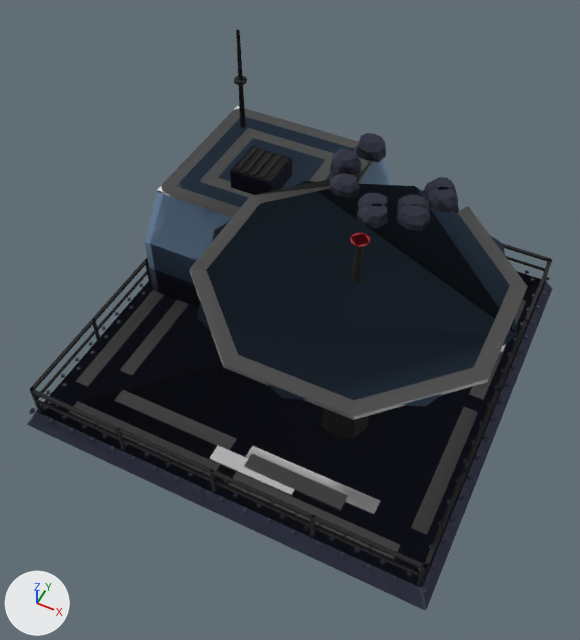
One commit to the glTF model assets/set_v5/veyran_radar_damaged.glb: the scene before it, then after it.
Camera for both pictures: a 50 mm camera at (4.02, -8.83, 11.74) aimed at (0.01, -0.8, 1.7). The axes (+X, +Y, +Z) are drawn at lower left. The lights are the same throughout. The picture after the commit comes second. Vertices at exactly the same position are counted once.

In view in the first picture: 'body', 'body.001', 'body.002'.
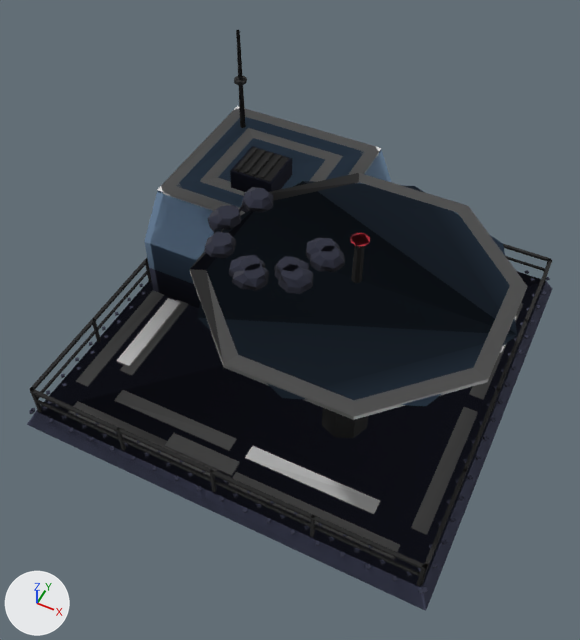
What the commit changed:
me_mesh_0 is used by ob_body; parent ob_veyran_radar_damaged_lod0; location (0.0, 0.0, 0.0).
me_mesh_0 had 2208 vertices, 2903 faces and spanned x -3.7..3.7, y -3.7..3.7, z 0.0..4.7.
me_mesh_0 now has 2192 vertices, 2881 faces and spans x -3.7..3.7, y -3.7..3.7, z 0.0..4.7.
me_mesh_0 part 1: the loose piece of 8 vertices spanning x 0.22..1.95, y -2.92..-2.64, z 0.3..0.34 is scaled about its middle by (0.734, 1, 1), then moved by (-1.6, -0.23, 0.0).
me_mesh_0 part 2: a new loose piece of 24 vertices spanning x 0.39..0.92, y -1.31..-0.7, z 3.62..3.88, in mat_paint2.
me_mesh_0 part 3: a new loose piece of 24 vertices spanning x 0.12..0.73, y -1.89..-1.31, z 3.62..3.88, in mat_paint2.
me_mesh_0 part 4: a new loose piece of 24 vertices spanning x -0.46..0.12, y -2.1..-1.58, z 3.62..3.88, in mat_paint2.
me_mesh_0 part 5: a new loose piece of 24 vertices spanning x -1.0..-0.47, y -1.9..-1.33, z 3.62..3.88, in mat_paint2.
me_mesh_0 part 6: a new loose piece of 24 vertices spanning x -1.26..-0.68, y -1.3..-0.76, z 3.62..3.88, in mat_paint2.
me_mesh_0 part 7: a new loose piece of 24 vertices spanning x -1.0..-0.42, y -0.71..-0.16, z 3.62..3.88, in mat_paint2.
me_mesh_0 part 8: 8 loose pieces with 160 vertices, spanning x -0.16..3.34, y -0.02..2.87, z 0.3..3.88, are deleted.
me_mesh_0 part 9: 592 kept faces spanning x -3.63..3.63, y -3.63..3.63, z 0.3..4.7 get new vertex colours.
me_mesh_0 part 10: 1 face spanning x -0.88..-0.66, y -2.2..-0.49, z 3.73 switches from mat_team to mat_paint2.
me_mesh_1 is used by ob_body_001; parent ob_veyran_radar_damaged_lod1; location (0.0, 0.0, 0.0).
me_mesh_1 had 420 vertices, 609 faces and spanned x -3.7..3.7, y -3.7..3.7, z 0.0..4.7.
me_mesh_1 now has 404 vertices, 589 faces and spans x -3.7..3.7, y -3.7..3.7, z 0.0..4.7.
me_mesh_1 part 11: the loose piece of 8 vertices spanning x -0.36..1.15, y -3.04..-2.76, z 0.3..0.34 is scaled about its middle by (0.844, 1, 1), then moved by (-0.91, -0.12, 0.0).
me_mesh_1 part 12: the loose piece of 8 vertices spanning x 0.22..1.95, y -2.92..-2.64, z 0.3..0.34 is scaled about its middle by (0.162, 6.24, 1), then moved by (-3.86, 1.65, 0.0).
me_mesh_1 part 13: a new loose piece of 24 vertices spanning x 0.51..1.04, y -1.43..-0.82, z 3.62..3.88, in mat_paint2.
me_mesh_1 part 14: a new loose piece of 24 vertices spanning x 0.24..0.85, y -2.01..-1.43, z 3.62..3.88, in mat_paint2.
me_mesh_1 part 15: a new loose piece of 24 vertices spanning x -0.33..0.24, y -2.22..-1.7, z 3.62..3.88, in mat_paint2.
me_mesh_1 part 16: the loose piece of 24 vertices spanning x 1.51..2.1, y 0.53..1.13, z 3.62..3.88 is deleted.
me_mesh_1 part 17: the loose piece of 24 vertices spanning x 0.71..1.28, y -0.23..0.33, z 3.62..3.88 is deleted.
me_mesh_1 part 18: the loose piece of 24 vertices spanning x 1.3..1.8, y -0.04..0.56, z 3.62..3.88 is deleted.
Other edits to the shape of me_mesh_1 do not show in these pictures.

Where the change shows, as pixel boxes [x1, y1, x2, y2] in the pictures (580 x 640 px; the box of a moved part takes in the faces that stretch with it):
part 1 of me_mesh_0, moved or reshaped
    before: [244, 454, 348, 511]
    after: [165, 433, 240, 476]
part 2 of me_mesh_0, added
    after: [306, 238, 340, 260]
part 3 of me_mesh_0, added
    after: [275, 256, 309, 279]
part 4 of me_mesh_0, added
    after: [229, 255, 265, 277]
part 5 of me_mesh_0, added
    after: [204, 232, 236, 259]
part 6 of me_mesh_0, added
    after: [208, 205, 241, 232]
part 7 of me_mesh_0, added
    after: [241, 187, 274, 213]
part 8 of me_mesh_0, deleted
    before: [329, 133, 526, 325]
part 9 of me_mesh_0, recoloured
    before: [166, 157, 527, 504]
    after: [123, 155, 527, 504]
part 10 of me_mesh_0, recoloured
    both: [190, 210, 254, 270]
part 11 of me_mesh_1, moved or reshaped (not visible afterwards)
    before: [209, 446, 298, 496]
part 12 of me_mesh_1, moved or reshaped (not visible before)
    after: [117, 298, 181, 367]
part 13 of me_mesh_1, added
    after: [310, 246, 345, 272]
part 14 of me_mesh_1, added
    after: [278, 264, 314, 294]
part 15 of me_mesh_1, added
    after: [232, 263, 269, 291]
part 16 of me_mesh_1, deleted
    before: [426, 187, 459, 213]
part 17 of me_mesh_1, deleted
    before: [357, 204, 388, 228]
part 18 of me_mesh_1, deleted
    before: [397, 204, 430, 231]
